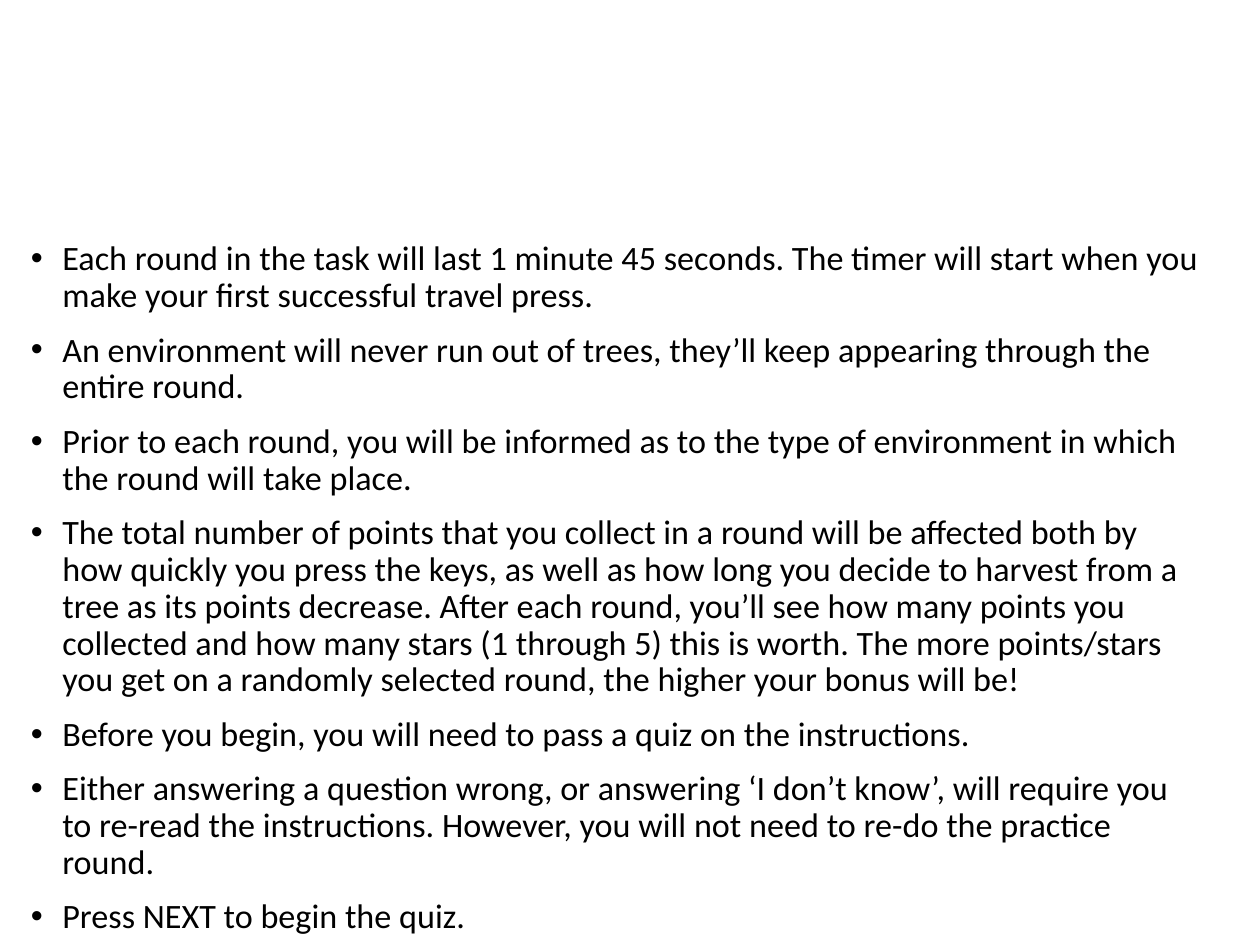
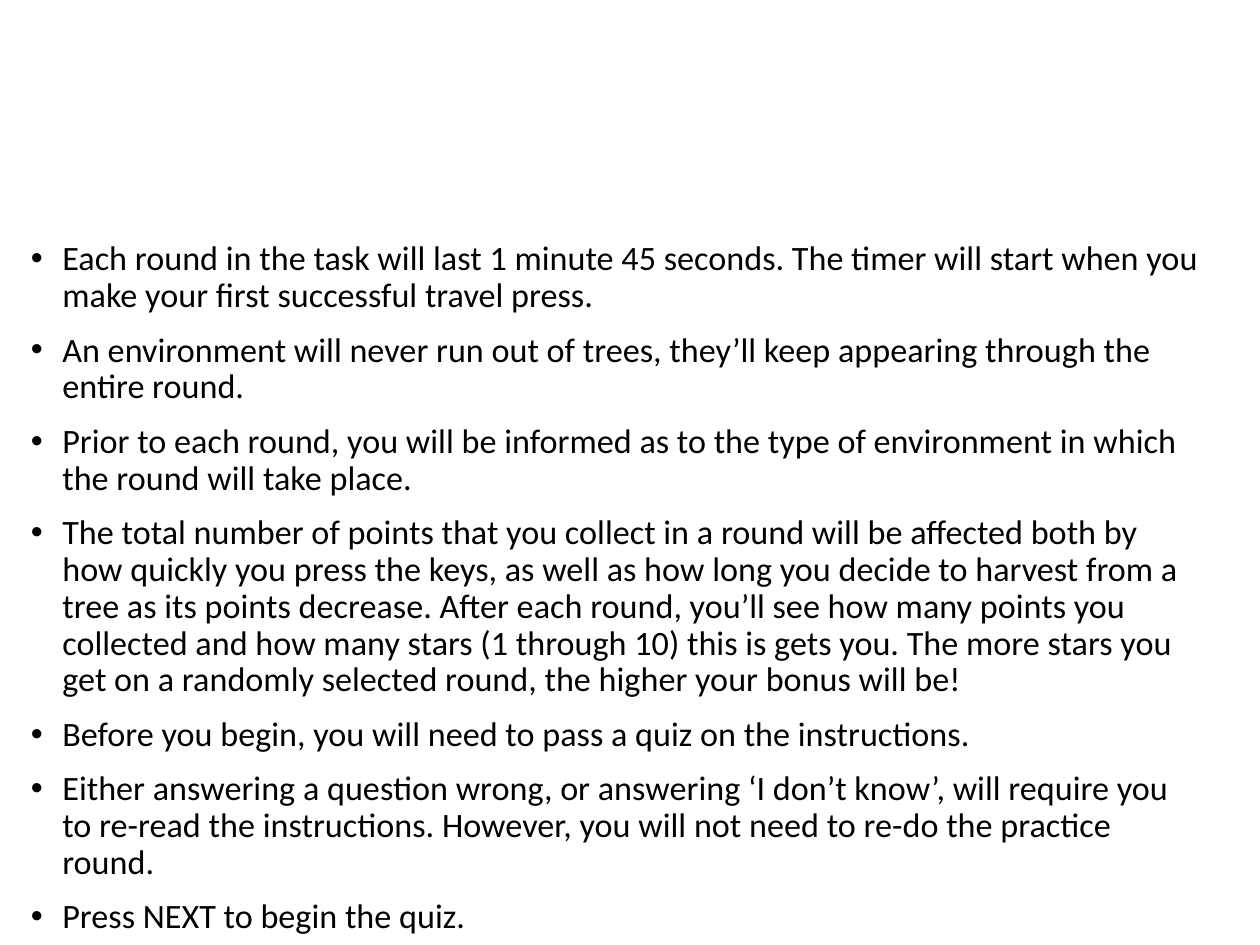
Before and after one commit to evanrussek/Lockin_Study, a slide deck: slide 9 of public/forage_task/Stimuli/forage_instructions.pptx. Drawn at 1260x945 pixels with LibreOffice and Linux fonts; fonts in the diff are those of the drawing. Boxes give left, top, right and bottom in pixels: in the first picture for what was removed or moved away, otherwise in the second. Text is boxed around its words. In the diff, an @@ line names an element or a change of style, - is before the commit and + after.

```diff
--- a/public/forage_task/Stimuli/forage_instructions.pptx
+++ b/public/forage_task/Stimuli/forage_instructions.pptx
@@ text at <box>62,520,1177,697</box>: text changed @@
-• The total number of points that you collect in a round will be affected both by how quickly you press the keys, as well as how long you decide to harvest from a tree as its points decrease. After each round, you’ll see how many points you collected and how many stars (1 through 5) this is worth. The more points/stars you get on a randomly selected round, the higher your bonus will be!
+• The total number of points that you collect in a round will be affected both by how quickly you press the keys, as well as how long you decide to harvest from a tree as its points decrease. After each round, you’ll see how many points you collected and how many stars (1 through 10) this is gets you. The more stars you get on a randomly selected round, the higher your bonus will be!
```
Also in this commit, not shown: 5 other slides changed, 15 other files.
